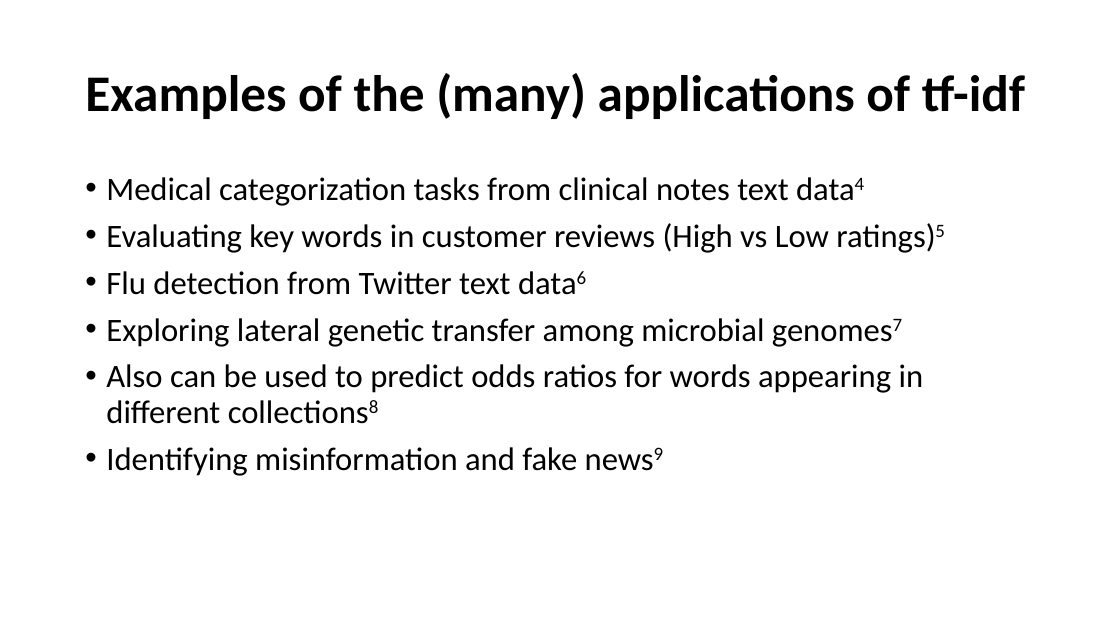
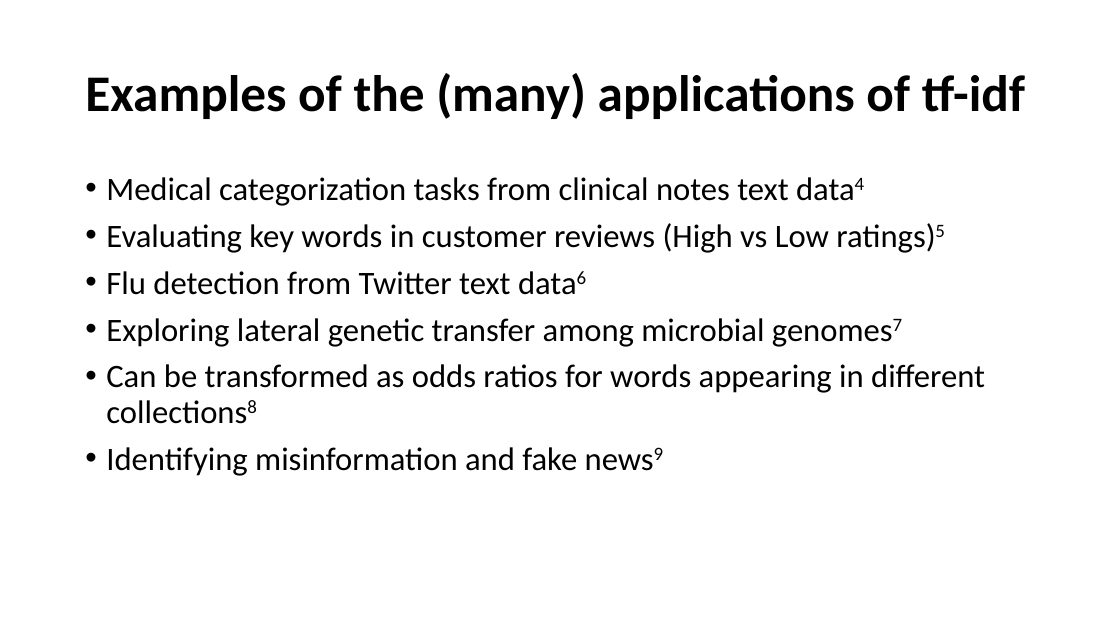
Before and after one commit to drew-walkerr/tf_idf_lesson, a slide deck: slide 12 of tf_idf teaching_in_pub_health.pptx (slide 8 before the commit). Drawn at 1120x630 pixels with LibreOffice and Linux fonts; fonts in the diff are those of the drawing. Boxes give left, top, right and bottom in pixels: in the first picture for what was removed or moved away, otherwise in the second. Text is boxed around its words. In the diff, an @@ line names an element or a change of style, - is before the commit and + after.

```diff
--- a/tf_idf teaching_in_pub_health.pptx
+++ b/tf_idf teaching_in_pub_health.pptx
@@ text at bbox=[106, 364, 985, 393]: text changed @@
-• Also can be used to predict odds ratios for words appearing in different collections8
+• Can be transformed as odds ratios for words appearing in different collections8
```
Also in this commit, not shown: 1 other slide changed, 4 slides added, 1 other file.
